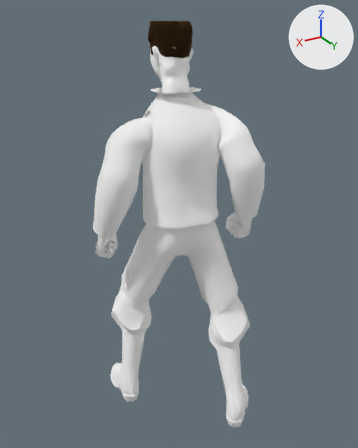
What one commit did to the glTF model public/experiments/out-west/3d/native-v2/equipment/outfit.trail-duds.pair.glb.
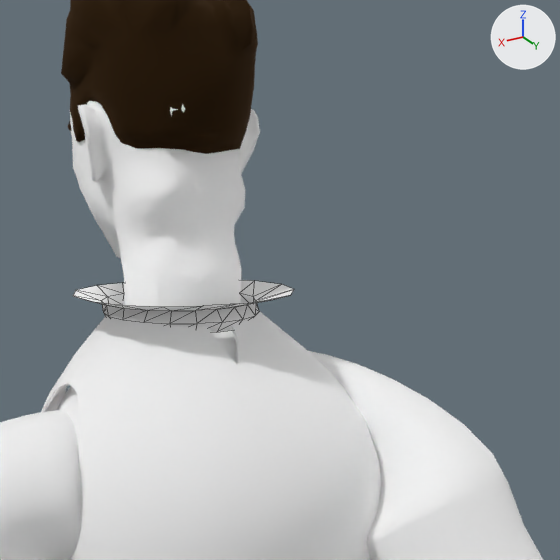
Old and new are each drawn whole from a 50 mm lens placed at (0.998, 1.72, 1.749), pointed at (-0.013, 0.034, 0.906) and again close up on the part from 37% to 73% of the width and 5% to 34% of the height. The lights are fixed; the arrows at upper right show +X, +Y and +Z. The older version's two pictures come first. The close-ups show mesh edges as thin lines. Where no turn or scale is listed for an object, it has been applied to the vertices. Vertices at exactly the same position are counted once.

Script lines for the objects in view, before the commit:
```python
me_skin_part_1 = bpy.data.meshes.new('skin.part.1')
me_skin_part_1.from_pydata(...)  # 3254 vertices, 6273 faces; spans x -0.307..0.347, y -0.15..0.207, z 0.794..1.71
me_skin_part_1.materials.append(mat_character)
me_skin_part_2 = bpy.data.meshes.new('skin.part.2')
me_skin_part_2.from_pydata(...)  # 2496 vertices, 4428 faces; spans x -0.317..0.357, y -0.182..0.338, z 0.152..1.457
me_skin_part_2.materials.append(mat_dyeable)
me_skin_part_3 = bpy.data.meshes.new('skin.part.3')
me_skin_part_3.from_pydata(...)  # 107 vertices, 156 faces; spans x -0.109..0.09, y -0.067..0.103, z 1.361..1.465
me_skin_part_3.materials.append(mat_neckerchief)
ob_native_skin_part_75_1 = bpy.data.objects.new('native.skin-part.75.1', me_skin_part_1)
ob_native_skin_part_75_1.location = (0.0, 0.0, 0.003)
ob_native_skin_part_75_2 = bpy.data.objects.new('native.skin-part.75.2', me_skin_part_2)
ob_native_skin_part_75_2.location = (0.0, 0.0, 0.003)
ob_native_skin_part_75_3 = bpy.data.objects.new('native.skin-part.75.3', me_skin_part_3)
ob_native_skin_part_75_3.location = (0.0, 0.0, 0.003)
```
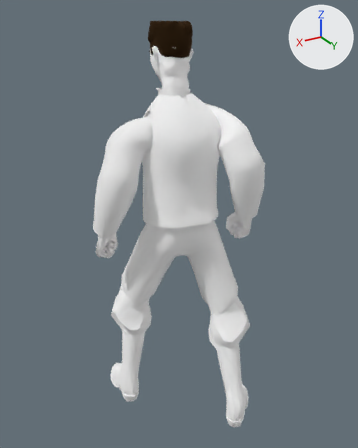
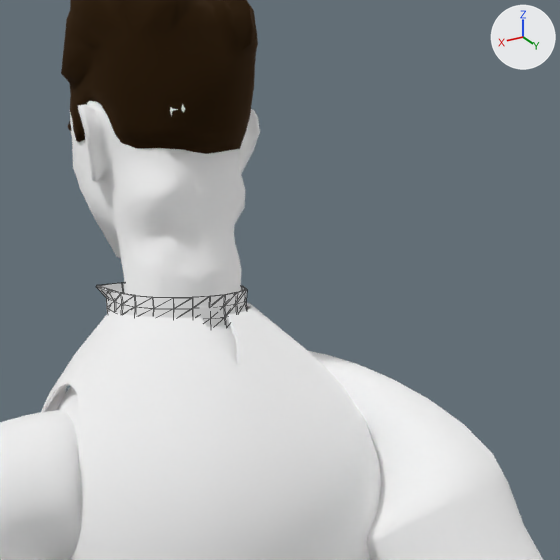
Where the change shows, as pixel boxes [x1, y1, x2, y2] in the close-ups (560 x 560 px):
'native.skin-part.75.3', reshaped: before [73, 280, 294, 332]; after [96, 283, 247, 324]

The change, as a list of edits to the scene's bpy script:
```text
Change me_skin_part_3:
    used by ob_native_skin_part_75_3; location = (0.0, 0.0, 0.003)
    remove me_skin_part_3.from_pydata(...)  # 107 vertices, 156 faces; spans x -0.109..0.09, y -0.067..0.103, z 1.361..1.465
    add me_skin_part_3.from_pydata(...)  # 179 vertices, 336 faces; spans x -0.072..0.044, y -0.067..0.056, z 1.361..1.465
    me_skin_part_3 part 1
    26 vertices are removed from x -0.109..0.09, y -0.04..0.103, z 1.436..1.465
    108 faces are deleted
    26 vertices move from x -0.082..0.057, y -0.029..0.076, z 1.445..1.455 to x -0.07..0.042, y -0.022..0.054, z 1.445..1.455
    78 vertices are added at x -0.072..0.044, y -0.067..0.056, z 1.436..1.465
    5 new vertices lie (0.0, 0.0, 0.01) away from vertices in x -0.034..0.04, y 0.038..0.067, z 1.455
    9 new vertices lie (0.0, 0.0, 0.01) away from vertices in x -0.072..0.041, y -0.061..0.055, z 1.445..1.455
    6 new vertices lie (0.0, 0.0, 0.009) away from vertices in x -0.072..0.044, y -0.048..0.054, z 1.436..1.445
    288 new faces join them
```
